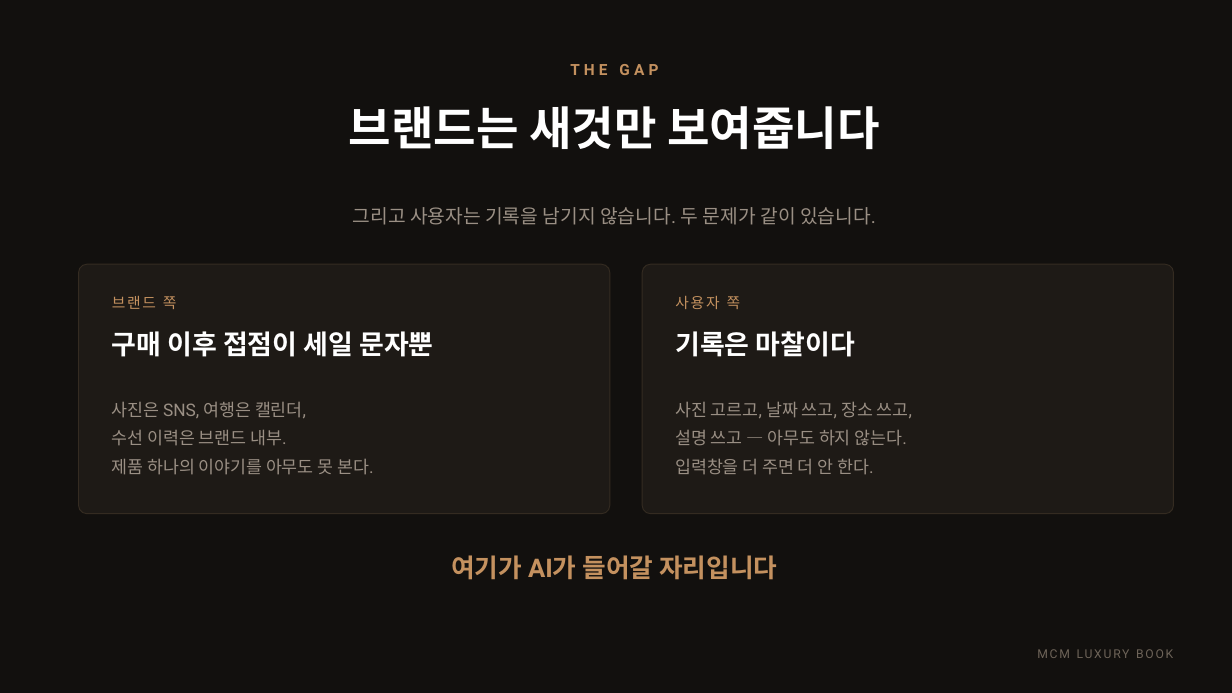
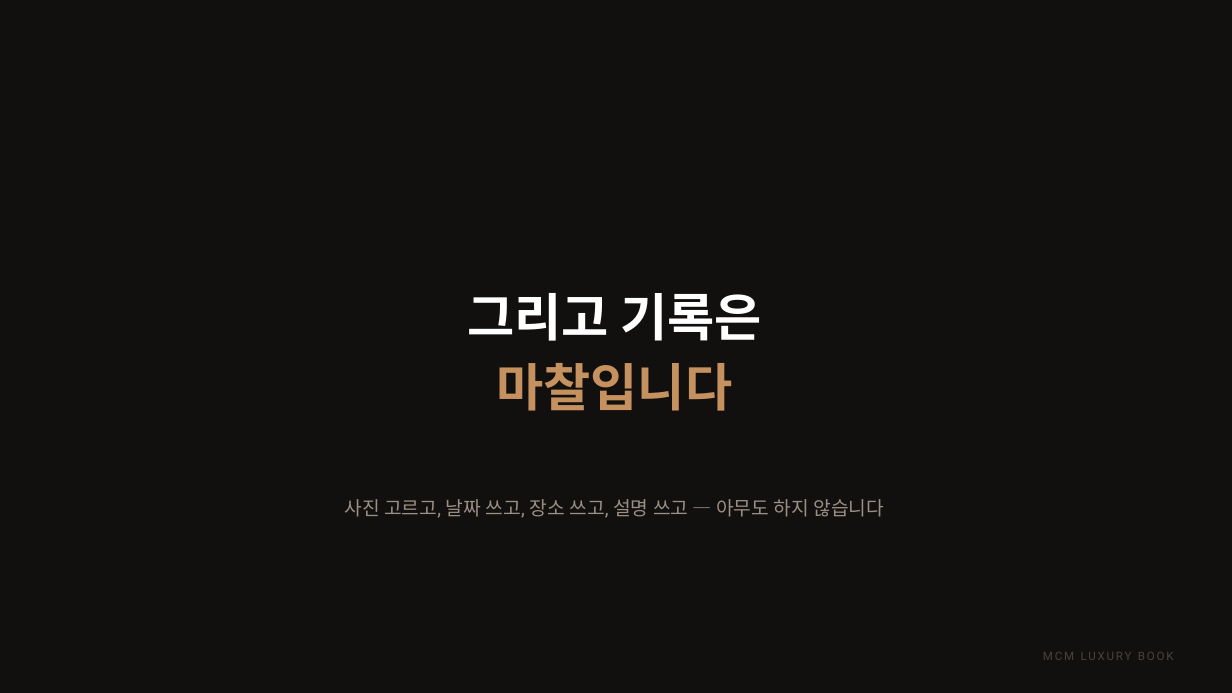
Before and after one commit to elominatedCloud/likeGonzi, a slide deck: slide 18 of docs/ir/MCM_Luxury_Book_IR.pptx (slide 11 before the commit). Drawn at 1232x693 pixels with LibreOffice and Linux fonts; fonts in the diff are those of the drawing; background and template pictures are left out. Boxes give left, top, right and bottom in pixels: in the first picture for what was removed or moved away, otherwise in the second. Text is boxed around its words. In the diff, an @@ line names an element or a change of style, - is before the commit and + after.

```diff
--- a/docs/ir/MCM_Luxury_Book_IR.pptx
+++ b/docs/ir/MCM_Luxury_Book_IR.pptx
@@ text removed at [570, 64, 658, 75] @@
-THE GAP
@@ text removed at [349, 106, 880, 149] @@
-브랜드는 새것만 보여줍니다
@@ text removed at [353, 207, 876, 225] @@
-그리고 사용자는 기록을 남기지 않습니다. 두 문제가 같이 있습니다.
@@ rounded rectangle removed at [79, 264, 610, 514] @@
@@ rounded rectangle removed at [642, 264, 1174, 514] @@
@@ text removed at [112, 296, 177, 309] @@
-브랜드 쪽
@@ text at [467, 293, 762, 411]: text changed; size 21 to 40 pt @@
-기록은 마찰이다
+그리고 기록은
+마찰입니다
@@ text removed at [675, 296, 741, 309] @@
-사용자 쪽
@@ text removed at [112, 331, 433, 357] @@
-구매 이후 접점이 세일 문자뿐
@@ text removed at [112, 402, 373, 475] @@
-사진은 SNS, 여행은 캘린더,
-수선 이력은 브랜드 내부.
-제품 하나의 이야기를 아무도 못 본다.
@@ text at [344, 499, 884, 518]: text changed; size 13.5 to 15 pt @@
-사진 고르고, 날짜 쓰고, 장소 쓰고,
-설명 쓰고 — 아무도 하지 않는다.
-입력창을 더 주면 더 안 한다.
+사진 고르고, 날짜 쓰고, 장소 쓰고, 설명 쓰고 — 아무도 하지 않습니다
@@ text removed at [451, 555, 777, 580] @@
-여기가 AI가 들어갈 자리입니다
@@ text "MCM LUXURY BOOK" at [1043, 652, 1174, 660]: size 9.5 to 9 pt, text colour #6E6459 to #4A423A @@
```
Also in this commit, not shown: 20 other slides changed, 11 slides added, 1 slide removed, 3 other files.
